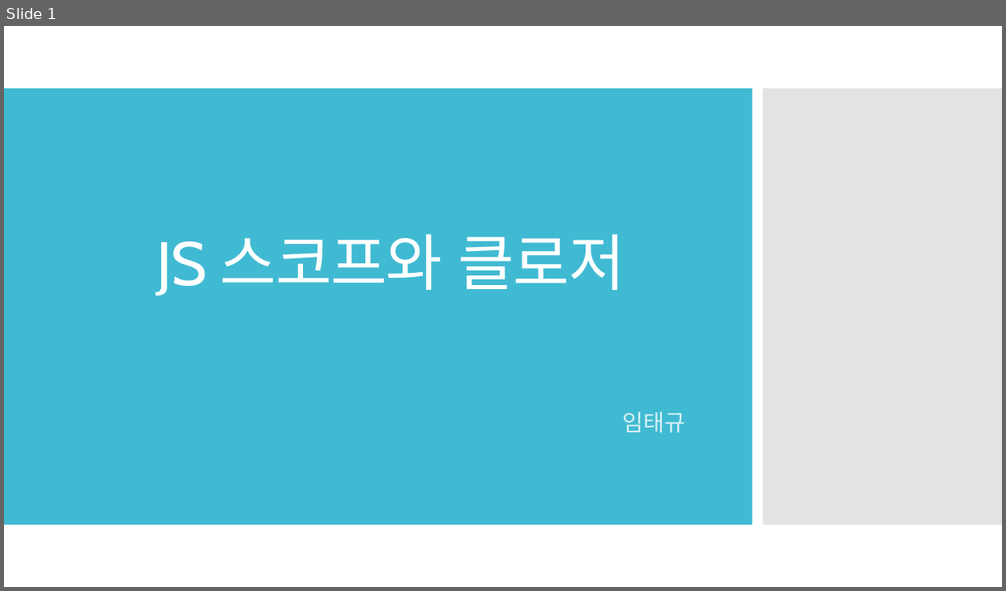
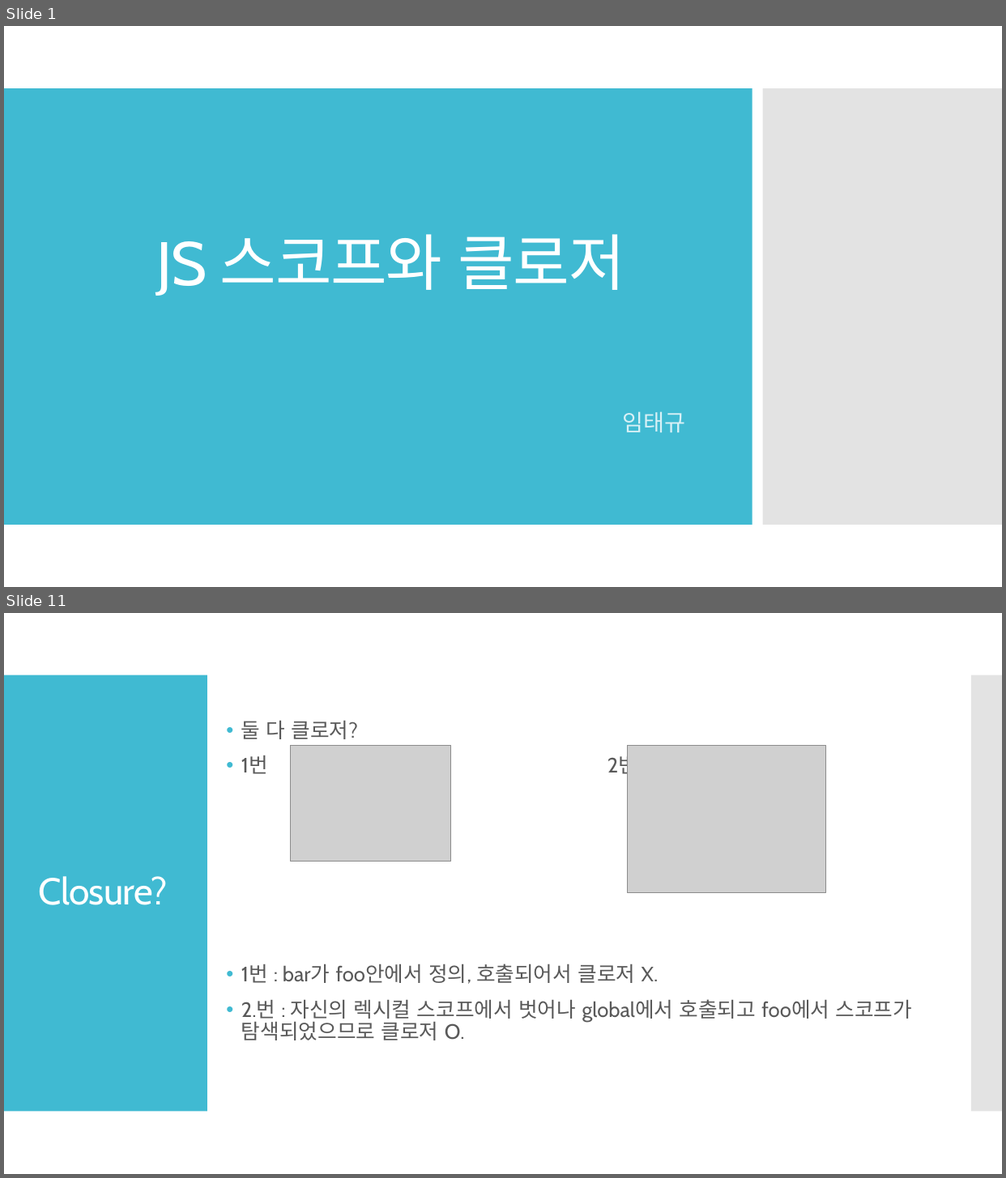
Before and after one commit to Laon63/Study_Javascript, a slide deck: JS 스코프와 클로저.pptx. Shown one above the other, each under a label of ours: slide 1 before the commit, slides 1 and 11 after it; the slides between them are not shown. The pictures are 1006x591 and 1006x1178 pixels, drawn with LibreOffice and Linux fonts; fonts in the diff are those of the drawing; grey boxes stand for pictures. Boxes give left, top, right and bottom in pixels: in the first picture for what was removed or moved away, otherwise in the second. Text is boxed around its words. In the diff, an @@ line names an element or a change of style, - is before the commit and + after.

```diff
--- a/JS 스코프와 클로저.pptx
+++ b/JS 스코프와 클로저.pptx
@@ slide 11 added at (x1=4, y1=613, x2=1002, y2=1174), background #FFFFFF @@
@@ rectangle added at (x1=4, y1=675, x2=207, y2=1112), fill #40BAD2 @@
@@ rectangle added at (x1=971, y1=675, x2=1002, y2=1112), fill #C8C8C8 at 50% opacity @@
@@ text added at (x1=241, y1=721, x2=912, y2=1041), 20 pt, text #595959 @@
+• 둘 다 클로저?
+• 1번 2번
+• 1번 : bar가 foo안에서 정의, 호출되어서 클로저 X.
+• 2.번 : 자신의 렉시컬 스코프에서 벗어나 global에서 호출되고 foo에서 스코프가 탐색되었으므로 클로저 O.
@@ picture added at (x1=291, y1=746, x2=452, y2=862) @@
@@ picture added at (x1=627, y1=746, x2=825, y2=893) @@
@@ title added at (x1=39, y1=876, x2=168, y2=905), 36 pt, text #FFFFFF @@
+Closure?
```
Also in this commit, not shown: 5 slides changed, 7 other slides added, 1 slide removed.
